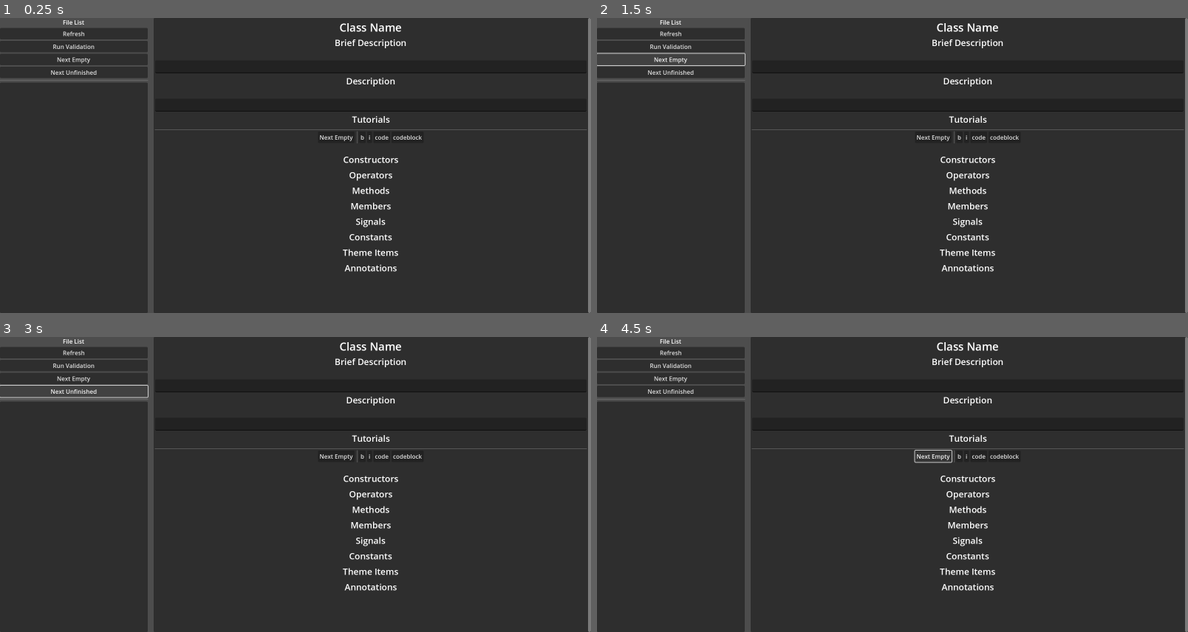
Above: before the commit, frames 1-4 (two rows, left to right).
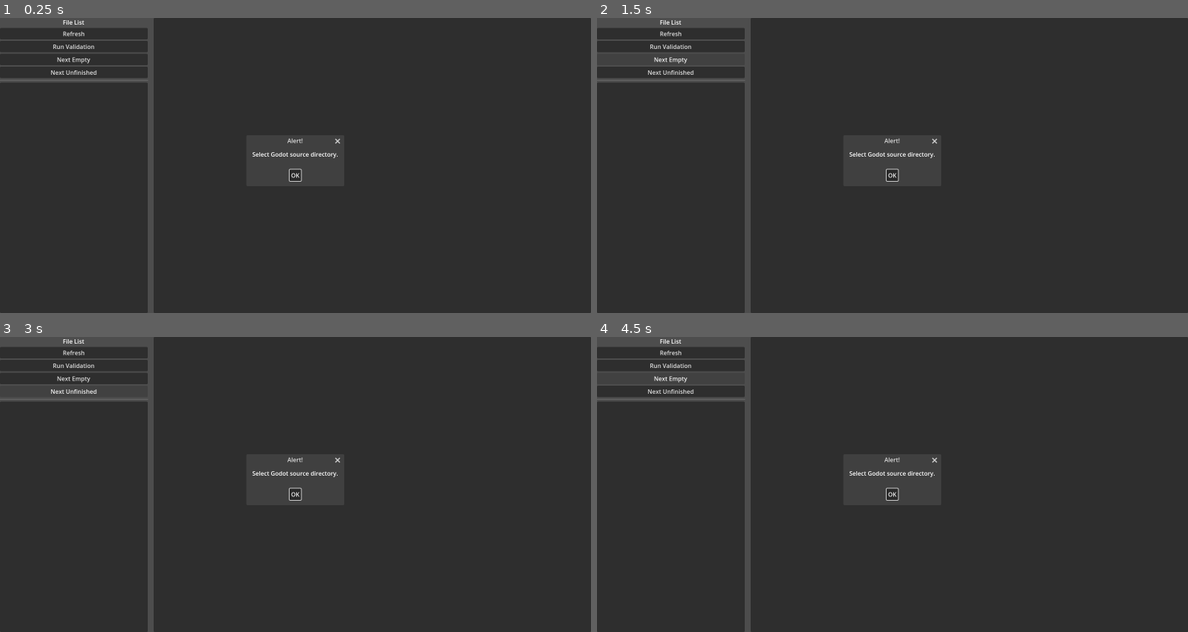
Above: after the commit, the same moments.

Repository: KoBeWi/Godot-Documentation-Editor
Game: Godot game, scene res://Main.tscn
Same seed, same stepped clock (60 frames per second), same inputs: the game is played once before the commit and once after it.
Inputs:
- Up to frame 1 (0.25 s): no input
- Up to frame 2 (1.5 s): click "Refresh" at 0.5 s; click "Next Empty" at 1.25 s
- Up to frame 3 (3 s): click "Next Empty" at 2 s; click "Next Unfinished" at 2.75 s
- Up to frame 4 (4.5 s): click "Next Unfinished" at 3.5 s; click "Next Empty" at 4.25 s

The runs differ from the first frame. In frame 1, 2.6% of the frame differs, in the area x 26-100%, y 0-100%; in frame 2, 2.8%, in the area x 0-100%, y 0-100%; in frame 3, 2.8%; in frame 4, 2.6%.
Error before the commit: Parse Error: Identifier "Directory" not declared in the current scope. Did you mean to use "DirAccess"? (res://Main.gd:34)

Commit message:
FileAccess fix

Diff:
--- a/Item.tscn
+++ b/Item.tscn
@@ -8,18 +8,21 @@
 script = ExtResource("1_5voqr")
 
 [node name="MarginContainer" type="MarginContainer" parent="."]
+layout_mode = 2
 offset_right = 51.0
 offset_bottom = 23.0
 theme_override_constants/margin_left = 50
 
 [node name="Label" type="Label" parent="MarginContainer"]
 unique_name_in_owner = true
+layout_mode = 2
 offset_left = 50.0
 offset_right = 51.0
 offset_bottom = 23.0
 theme_override_colors/font_color = Color(1, 1, 0, 1)
 
 [node name="Description" type="TextEdit" parent="."]
+layout_mode = 2
 offset_top = 27.0
 offset_right = 51.0
 offset_bottom = 62.0
--- a/Main.gd
+++ b/Main.gd
@@ -31,8 +31,7 @@
 		refresh_files()
 
 func on_dir_selected(path: String) -> void:
-	var dir := Directory.new()
-	dir.open(path)
+	var dir := DirAccess.open(path)
 	if dir.dir_exists("doc/classes") and dir.dir_exists("modules"):
 		godot_path = path
 		var config := ConfigFile.new()
@@ -57,8 +56,7 @@
 func add_files(directory: String):
 	var root: TreeItem
 
-	var dir := Directory.new()
-	dir.open(directory)
+	var dir := DirAccess.open(directory)
 
 	if directory.get_file().contains("classes"):
 		for file in dir.get_files():
@@ -89,8 +87,7 @@
 
 	current_file = file
 
-	var f := File.new()
-	f.open(file, File.READ)
+	var f := FileAccess.open(file, FileAccess.READ)
 	file_cache = Array(f.get_as_text().split("\n"))
 
 	data = ClassData.new()
@@ -216,8 +213,7 @@
 
 	data_to_save = data_to_save.filter(func(line: String): return line != "::")
 
-	var file := File.new()
-	file.open(current_file, File.WRITE)
+	var file := FileAccess.open(current_file, FileAccess.WRITE)
 	file.store_string("\n".join(PackedStringArray(data_to_save)))
 
 func store_member(member: ClassData.MemberData, data_to_save: Array[String]):
--- a/Main.tscn
+++ b/Main.tscn
@@ -7,6 +7,8 @@
 anchors_preset = 15
 anchor_right = 1.0
 anchor_bottom = 1.0
+grow_horizontal = 2
+grow_vertical = 2
 theme_override_constants/separation = 16
 script = ExtResource("1_xbpis")
 metadata/_edit_lock_ = true
Not shown, changed: .gitignore
